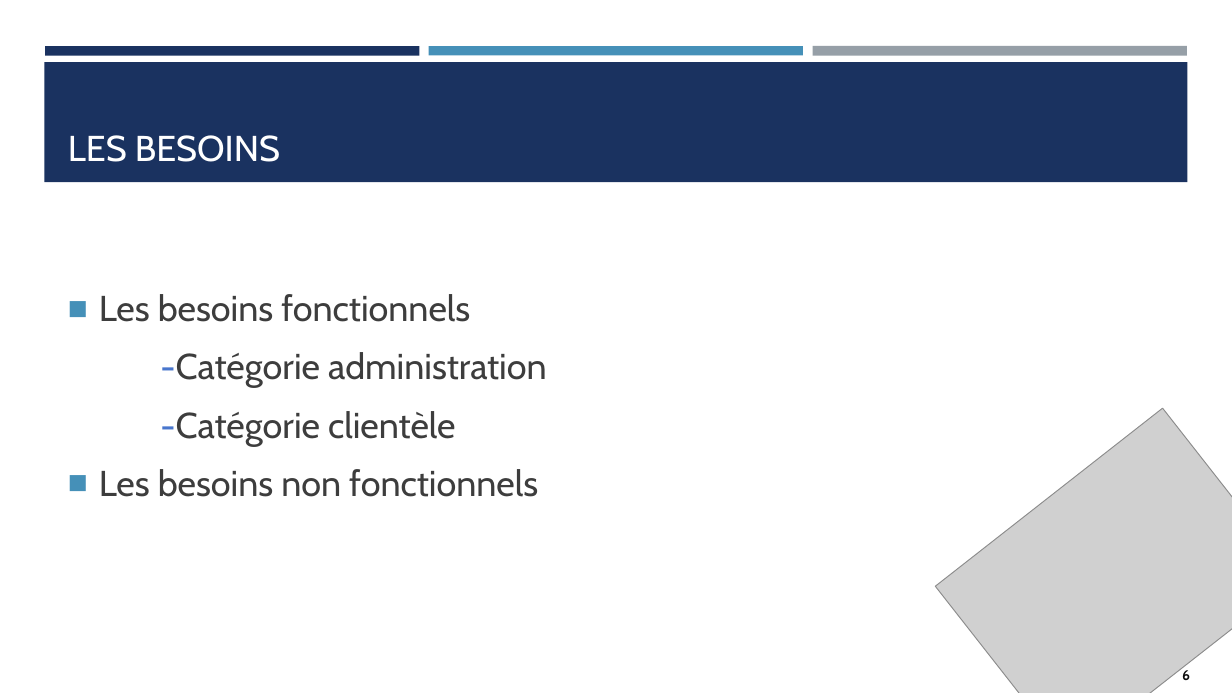
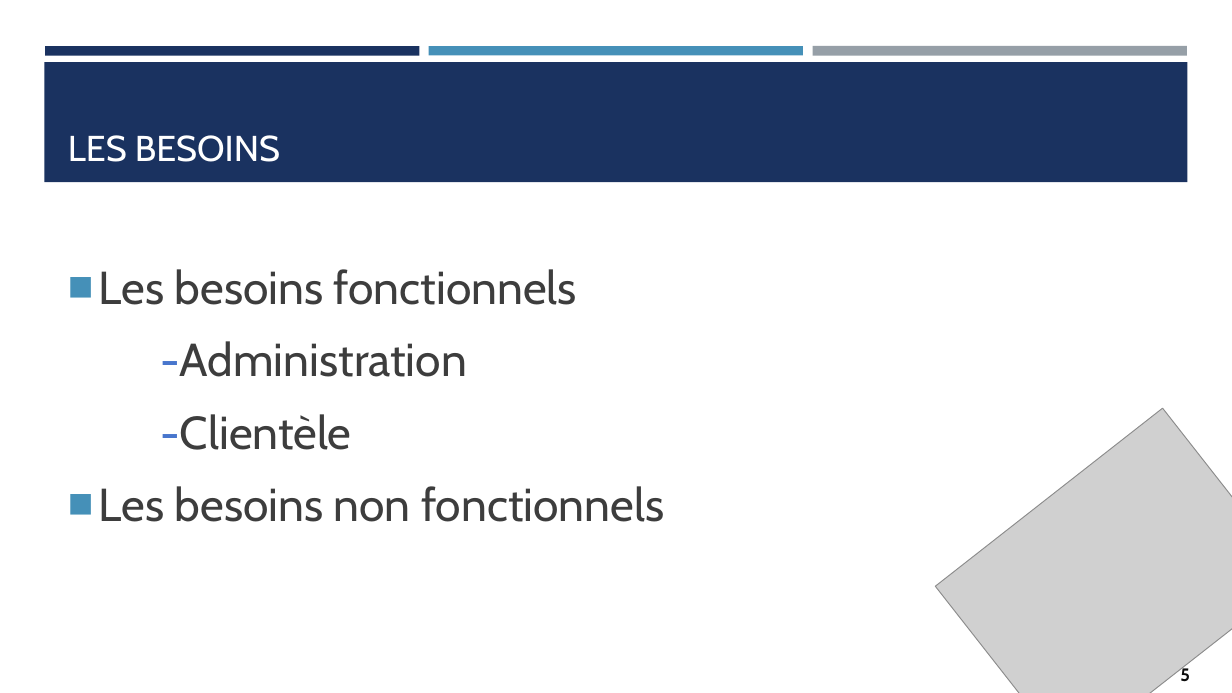
Before and after one commit to saklyayoub/bonchoix.net, a slide deck: slide 5 of global/Présentation.pptx (slide 6 before the commit). Drawn at 1232x693 pixels with LibreOffice and Linux fonts; fonts in the diff are those of the drawing; grey boxes stand for pictures. Boxes give left, top, right and bottom in pixels: in the first picture for what was removed or moved away, otherwise in the second. Text is boxed around its words. In the diff, an @@ line names an element or a change of style, - is before the commit and + after.

Commit message:
final

```diff
--- a/global/Présentation.pptx
+++ b/global/Présentation.pptx
@@ text at (x1=99, y1=269, x2=664, y2=522): size 28 to 36 pt in "Les besoins fonctionnels", "Les besoins non fonctionnels"; more space between paragraphs @@
@@ text at (x1=160, y1=341, x2=467, y2=450): text changed; size 28 to 36 pt @@
--Catégorie administration
--Catégorie clientèle
+-Administration
+-Clientèle
@@ text at (x1=1180, y1=666, x2=1190, y2=682): text changed; size 11 to 14 pt @@
-6
+5
```
Also in this commit, not shown: 9 other slides changed, 1 slide added, 3 slides removed.
